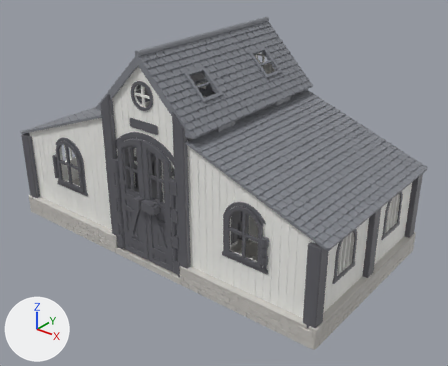
What one commit did to the glTF model schleich-stable/docs/assembly_preview.glb.
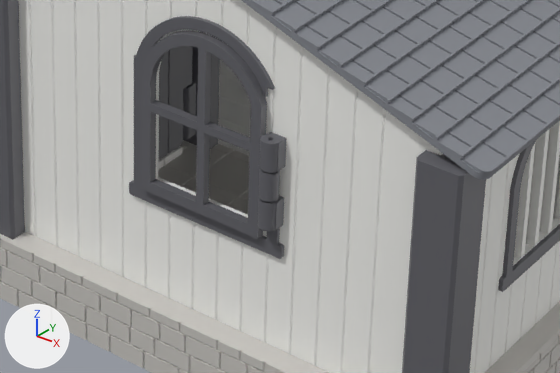
The first picture shows the older version from a camera (50 mm lens) standing at (0.721, -0.465, 0.439) and looking at (0.264, 0.107, 0.084). The close-ups show the older and then the newer version on the part from 41% to 78% of the width and 54% to 84% of the height of that picture. Only the edits that show in the close-ups are written down. The axes (+X, +Y, +Z) are drawn at lower left. The lights are the same throughout. Where no turn or scale is listed for an object, it has been applied to the vertices.

The first close-up shows 'casement_FR', 'floor_RF', 'gable_wing_FR_base', 'gable_wing_FR_trim', 'partition_R_base', 'post_corner_FR', 'post_jamb_FR', 'post_mid_FR', 'roof_side_R', 'side_wall_FR_base', 'side_wall_FR_trim', 'stall_door_FR' and 2 more.
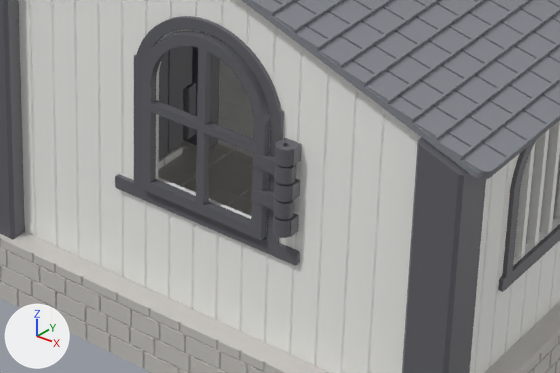
The change, as a list of edits to the scene's bpy script:
```text
Change me_casement_fr:
    used by ob_casement_fr; location = (0.0, 0.0, 0.0)
    remove me_casement_fr.from_pydata(...)  # 326 vertices, 668 faces; spans x 0.3555..0.4102, y -0.0081..-0.002, z 0.0675..0.1325
    add me_casement_fr.from_pydata(...)  # 614 vertices, 1248 faces; spans x 0.3555..0.416, y -0.0081..-0.002, z 0.0675..0.1325
    me_casement_fr part 1: 1 vertex moved from x 0.3992, y -0.002, z 0.0985 to x 0.4005, y -0.002, z 0.0985; 135 vertices removed from x 0.3992..0.4102, y -0.0081..-0.002, z 0.0675..0.1152; 423 vertices added at x 0.3994..0.416, y -0.0081..-0.002, z 0.0675..0.1146
Change me_gable_wing_fr_trim:
    used by ob_gable_wing_fr_trim; location = (0.0, 0.0, 0.0)
    remove me_gable_wing_fr_trim.from_pydata(...)  # 516 vertices, 1024 faces; spans x 0.3488..0.4112, y -0.0081..-0.0014, z 0.0618..0.1372
    add me_gable_wing_fr_trim.from_pydata(...)  # 708 vertices, 1412 faces; spans x 0.3427..0.4173, y -0.0081..-0.0014, z 0.0618..0.1372
    me_gable_wing_fr_trim part 2: a new loose piece of 176 vertices spanning x 0.4096..0.4163, y -0.0081..-0.0014, z 0.1..0.106, in mat_defaultmaterial_019
    me_gable_wing_fr_trim part 3: a new loose piece of 124 vertices spanning x 0.4096..0.4163, y -0.0081..-0.0014, z 0.074..0.08, in mat_defaultmaterial_019
    me_gable_wing_fr_trim part 4: a new loose piece of 124 vertices spanning x 0.4096..0.4163, y -0.0081..-0.0014, z 0.0872..0.0928, in mat_defaultmaterial_019
    me_gable_wing_fr_trim part 5: the loose piece of 124 vertices spanning x 0.4038..0.4105, y -0.0081..-0.0014, z 0.074..0.0843 is deleted
    me_gable_wing_fr_trim part 6: the loose piece of 124 vertices spanning x 0.4038..0.4105, y -0.0081..-0.0014, z 0.0957..0.106 is deleted
    me_gable_wing_fr_trim part 7: 2 vertices moved from x 0.3488..0.4112, y -0.0028..-0.0014, z 0.0628 to x 0.3437..0.4163, y -0.0028..-0.0014, z 0.0668; 90 vertices removed from x 0.3488..0.4112, y -0.0028..-0.0014, z 0.0618..0.072; 86 vertices added at x 0.3427..0.4173, y -0.0028..-0.0014, z 0.0618..0.0668
    me_gable_wing_fr_trim part 8: 6 vertices removed from x 0.403..0.4056, y -0.0028..-0.0014, z 0.1183..0.122; 26 vertices added at x 0.4033..0.4092, y -0.0028..-0.0014, z 0.1112..0.1209
Change me_post_corner_fr:
    used by ob_post_corner_fr; location = (0.0, 0.0, 0.0)
    remove me_post_corner_fr.from_pydata(...)  # 56 vertices, 108 faces; spans x 0.46..0.476, y -0.008..0.008, z 0.002..0.1205
    add me_post_corner_fr.from_pydata(...)  # 56 vertices, 108 faces; spans x 0.46..0.476, y -0.008..0.008, z 0.002..0.1263
    me_post_corner_fr part 9
    4 vertices are removed from x 0.46..0.4696, y -0.0016..0.003, z 0.1205
    21 faces are deleted
    3 vertices in x 0.46, y -0.0068..0.0068, z 0.1205 move by (0.0, 0.0, 0.0058)
    7 vertices move from x 0.4612..0.4748, y -0.008..0.008, z 0.1205 to x 0.4612..0.4748, y -0.008..0.008, z 0.1209..0.1259
    4 vertices are added at (0.46, -0.0016, 0.1263), (0.465, -0.0016, 0.1245), (0.4664, 0.003, 0.124), (0.4696, 0.003, 0.1228)
    21 new faces join them
```

Pixel boxes (x1, y1, x2, y2) of what changed, in the close-ups (560 x 373 px; the box of a moved part takes in the faces that stretch with it):
'post_corner_FR', reshaped
    before: (402, 150, 486, 373)
    after: (402, 137, 486, 373)
'casement_FR', reshaped (11% wider)
    before: (141, 31, 280, 239)
    after: (141, 31, 296, 240)
'gable_wing_FR_trim', reshaped (19% wider)
    before: (129, 16, 286, 259)
    after: (115, 16, 302, 266)
part 1 of me_casement_fr, reshaped
    before: (142, 103, 280, 239)
    after: (142, 103, 296, 240)
part 2 of me_gable_wing_fr_trim, added
    after: (275, 138, 302, 167)
part 3 of me_gable_wing_fr_trim, added
    after: (273, 213, 299, 238)
part 4 of me_gable_wing_fr_trim, added
    after: (274, 178, 300, 202)
part 5 of me_gable_wing_fr_trim, deleted
    before: (258, 195, 284, 231)
part 6 of me_gable_wing_fr_trim, deleted
    before: (260, 132, 286, 173)
part 7 of me_gable_wing_fr_trim, moved or reshaped
    before: (129, 180, 284, 259)
    after: (115, 174, 300, 266)
part 8 of me_gable_wing_fr_trim, reshaped
    before: (258, 77, 275, 98)
    after: (262, 87, 284, 244)
part 9 of me_post_corner_fr, moved or reshaped
    before: (416, 150, 463, 172)
    after: (416, 137, 463, 172)
